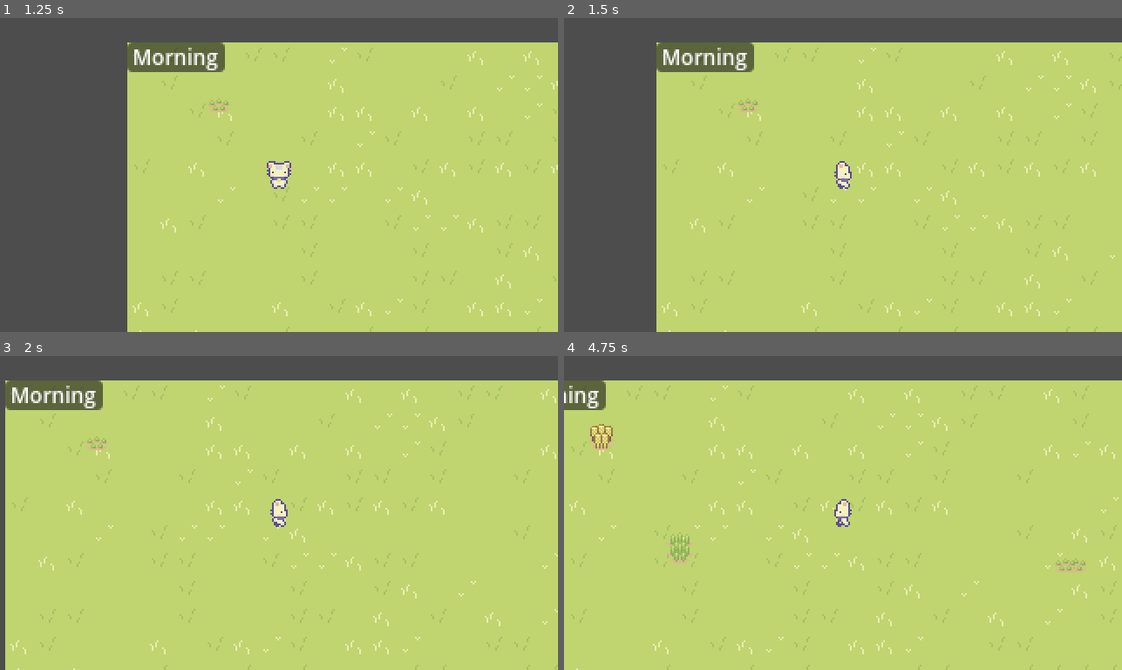
Above: before the commit, frames 1-4 (two rows, left to right).
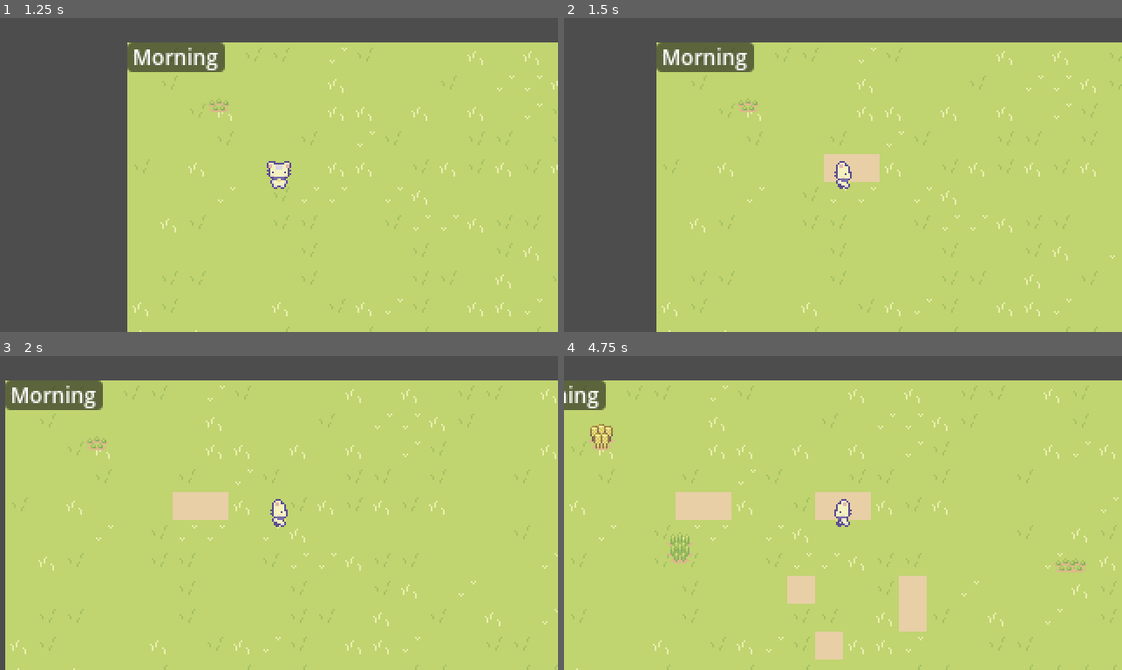
Above: after the commit, the same moments.

Repository: egd3025/everbloom
Game: Godot game, scene res://start_menu.tscn
Same seed, same stepped clock (60 frames per second), same inputs: the game is played once before the commit and once after it.
Inputs (mouse positions are in pixels of both pictures, inside the frame that each line leads up to):
- Up to frame 1 (1.25 s): click "Start" at 0.5 s
- Up to frame 2 (1.5 s): move the mouse to (965, 159) at 1.27 s; hold Right (ui_right) from 1.28 s (still down); tap D (Till, bound only after the commit) at 1.35 s
- Up to frame 3 (2 s): keep holding Right (ui_right)
- Up to frame 4 (4.75 s): move the mouse to (731, 528) at 2.02 s; release Right (ui_right) at 2.03 s; hold Down (ui_down) 2.03-2.78 s; click (731, 528) at 2.1 s; tap D (Till, bound only after the commit) at 2.3, 2.85, 3.6, 4.55 s; move the mouse to (898, 443) at 2.77 s; hold Right (ui_right) 2.78-3.53 s; move the mouse to (815, 575) at 3.52 s; hold Up (ui_up) 3.53-4.28 s; move the mouse to (1010, 560) at 4.27 s; hold Left (ui_left) from 4.28 s (still down); click (1010, 560) at 4.35 s

Frame 1 is identical in both runs. In frame 2, 0.7% of the frame differs, in the area x 46-57%, y 43-53%; in frame 3, 0.9%; in frame 4, 3.4%, in the area x 20-65%, y 43-97%.

Commit message:
Added the ability to till Grass
Tills the grass tile in front of your into dirt.

Diff:
--- a/EverBloom/Player/Player.gd
+++ b/EverBloom/Player/Player.gd
@@ -2,7 +2,7 @@
 
 const speed = 100
 var current_dir = "none"
-
+var lastInput = "none"
 # when the player loads -  the first animation shown is the front_idle
 func _ready():
 	$AnimatedSprite2D.play("front_idle")
@@ -20,21 +20,25 @@
 		play_anim(1)
 		velocity.x = speed
 		velocity.y = 0
+		lastInput = "ui_right"
 	elif Input.is_action_pressed("ui_left"):
 		current_dir = "left"
 		play_anim(1)
 		velocity.x = -speed
 		velocity.y = 0
+		lastInput = "ui_left"
 	elif Input.is_action_pressed("ui_down"):
 		current_dir = "down"
 		play_anim(1)
 		velocity.y = speed
 		velocity.x = 0
+		lastInput = "ui_down"
 	elif Input.is_action_pressed("ui_up"):
 		current_dir = "up"
 		play_anim(1)
 		velocity.y = -speed
 		velocity.x = 0
+		lastInput = "ui_up"
 	else: # when the player is still - facing any direction
 		play_anim(0)
 		velocity.x = 0
@@ -71,3 +75,7 @@
 			anim.play("back_walk")
 		elif movement == 0:
 			anim.play("back_idle")
+
+
+func getLastInput():
+	return lastInput
--- a/EverBloom/World/world.gd
+++ b/EverBloom/World/world.gd
@@ -2,6 +2,8 @@
 
 const plant = preload("res://Plants/Plant.tscn")
 @onready var world = $"."
+@onready var player = $player
+@onready var floor = $Floor
 
 # Called when the node enters the scene tree for the first time.
 func _input(event):
@@ -13,3 +15,19 @@
 	if Input.is_action_just_pressed("pause"):
 		get_tree().paused = not get_tree().paused
 		get_tree().change_scene_to_file("res://Pause Menu.tscn")
+
+	if event.is_action("Till"):
+		var playerLocal = player.position
+		var tilePositon = floor.local_to_map(playerLocal)
+		var direction = player.getLastInput()
+		match direction:
+			"ui_right":
+				tilePositon.x += 1
+			"ui_left":
+				tilePositon.x -= 1
+			"ui_down":
+				tilePositon.y += 1
+			"ui_up":
+				tilePositon.y -= 1
+		print(tilePositon)
+		floor.set_cell(0, tilePositon, 4, Vector2i(1,1))
--- a/EverBloom/project.godot
+++ b/EverBloom/project.godot
@@ -22,6 +22,7 @@
 window/size/window_width_override=1280
 window/size/window_height_override=720
 window/stretch/mode="viewport"
+<<<<<<<Updatedupstreamwindow/stretch/mode="canvas_items"
 
 [input]
 
@@ -35,6 +36,11 @@
 "events": [Object(InputEventKey,"resource_local_to_scene":false,"resource_name":"","device":0,"window_id":0,"alt_presse …(181 unchanged characters)…
 ]
 }
+Till={
+"deadzone": 0.5,
+"events": [Object(InputEventKey,"resource_local_to_scene":false,"resource_name":"","device":-1,"window_id":0,"alt_pressed":false,"shift_pressed":false,"ctrl_pressed":false,"meta_pressed":false,"pressed":false,"keycode":0,"physical_keycode":68,"key_label":0,"unicode":100,"echo":false,"script":null)
+]
+}
 
 [rendering]
 
--- a/EverBloom/stardew.tres
+++ b/EverBloom/stardew.tres
@@ -1,6 +1,7 @@
-[gd_resource type="TileSet" load_steps=3 format=3 uid="uid://cxa3a7h17ymwt"]
+[gd_resource type="TileSet" load_steps=5 format=3 uid="uid://cxa3a7h17ymwt"]
 
-[ext_resource type="Texture2D" uid="uid://yjq6hhb4bn02" path="res://cup_noodle/Grass.png" id="1_ixsi7"]
+[ext_resource type="Texture2D" path="res://cup_noodle/Grass.png" id="1_ixsi7"]
+[ext_resource type="Texture2D" path="res://cup_noodle/Tilled_Dirt.png" id="2_tkiql"]
 
 [sub_resource type="TileSetAtlasSource" id="TileSetAtlasSource_t4pcs"]
 texture = ExtResource("1_ixsi7")
@@ -76,5 +77,79 @@
 7:6/0 = 0
 8:6/0 = 0
 
+[sub_resource type="TileSetAtlasSource" id="TileSetAtlasSource_j44wu"]
+texture = ExtResource("2_tkiql")
+0:0/0 = 0
+1:0/0 = 0
+2:0/0 = 0
+3:0/0 = 0
+4:0/0 = 0
+5:0/0 = 0
+6:0/0 = 0
+7:0/0 = 0
+8:0/0 = 0
+9:0/0 = 0
+0:1/0 = 0
+1:1/0 = 0
+2:1/0 = 0
+3:1/0 = 0
+4:1/0 = 0
+5:1/0 = 0
+6:1/0 = 0
+7:1/0 = 0
+8:1/0 = 0
+9:1/0 = 0
+0:2/0 = 0
+1:2/0 = 0
+2:2/0 = 0
+3:2/0 = 0
+4:2/0 = 0
+5:2/0 = 0
+6:2/0 = 0
+7:2/0 = 0
+8:2/0 = 0
+9:2/0 = 0
+10:2/0 = 0
+0:3/0 = 0
+1:3/0 = 0
+2:3/0 = 0
+3:3/0 = 0
+4:3/0 = 0
+5:3/0 = 0
+6:3/0 = 0
+7:3/0 = 0
+8:3/0 = 0
+9:3/0 = 0
+10:3/0 = 0
+0:4/0 = 0
+1:4/0 = 0
+2:4/0 = 0
+3:4/0 = 0
+4:4/0 = 0
+5:4/0 = 0
+6:4/0 = 0
+7:4/0 = 0
+8:4/0 = 0
+0:5/0 = 0
+1:5/0 = 0
+2:5/0 = 0
+3:5/0 = 0
+4:5/0 = 0
+5:5/0 = 0
+6:5/0 = 0
+7:5/0 = 0
+8:5/0 = 0
+9:5/0 = 0
+0:6/0 = 0
+1:6/0 = 0
+2:6/0 = 0
+3:6/0 = 0
+4:6/0 = 0
+5:6/0 = 0
+6:6/0 = 0
+8:6/0 = 0
+9:6/0 = 0
+
 [resource]
 sources/2 = SubResource("TileSetAtlasSource_t4pcs")
+sources/4 = SubResource("TileSetAtlasSource_j44wu")
Not shown: 1 places in EverBloom/Plants/Plant.tscn that only renumber resources
Not shown: 1 places in EverBloom/World/world.tscn that only renumber resources
Not shown: 1 places in EverBloom/start_menu.tscn that only renumber resources
